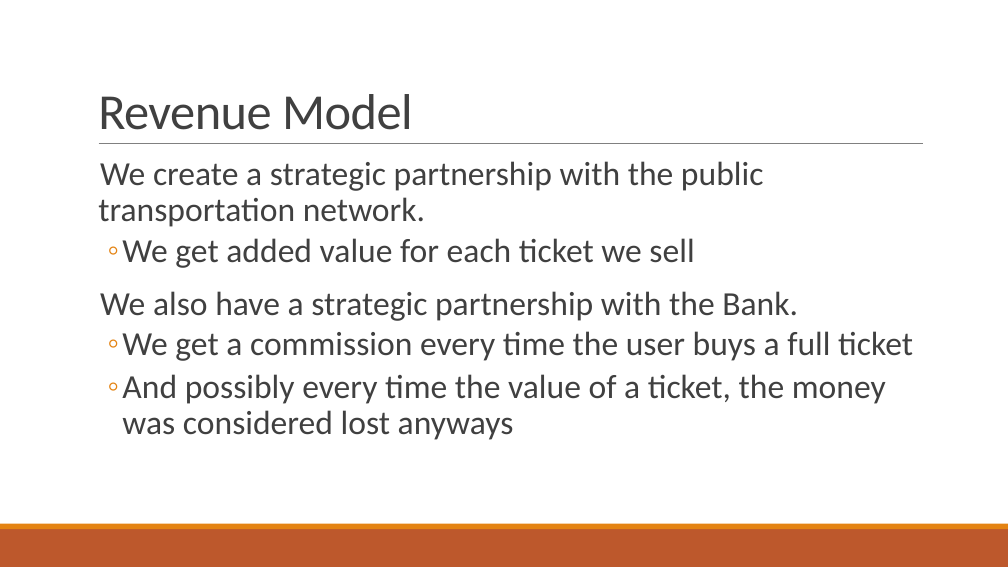
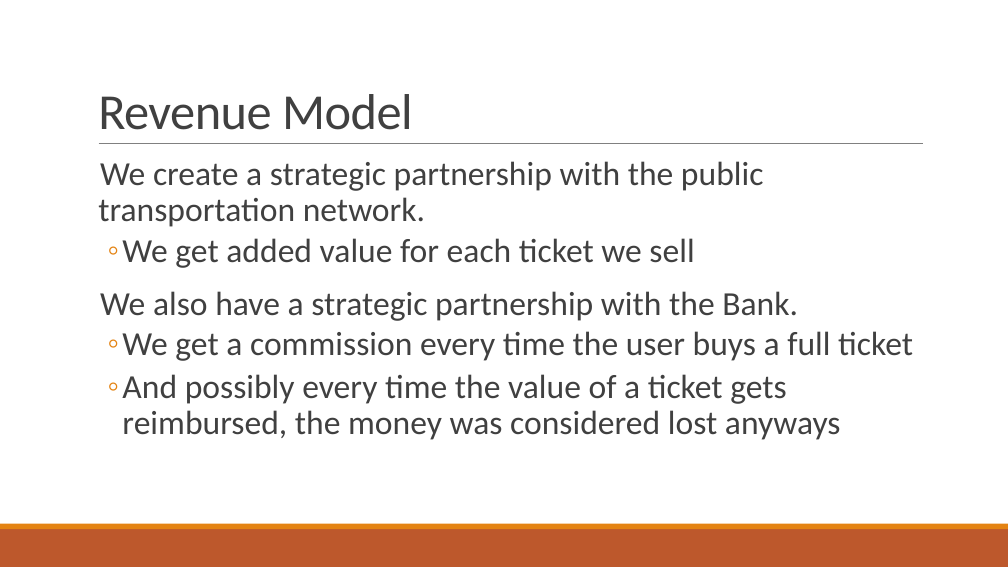
Before and after one commit to NBG-i-Bank-fintech-crowdhackathon/cslabs, a slide deck: slide 7 of Presentation.pptx. Drawn at 1008x567 pixels with LibreOffice and Linux fonts; fonts in the diff are those of the drawing. Boxes give left, top, right and bottom in pixels: in the first picture for what was removed or moved away, otherwise in the second. Text is boxed around its words. In the diff, an @@ line names an element or a change of style, - is before the commit and + after.

```diff
--- a/Presentation.pptx
+++ b/Presentation.pptx
@@ text at box(122, 374, 841, 440): text changed @@
-  ◦ And possibly every time the value of a ticket, the money was considered lost anyways
+  ◦ And possibly every time the value of a ticket gets reimbursed, the money was considered lost anyways
```
Also in this commit, not shown: 1 other file.
